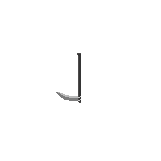
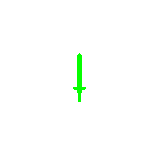
Layer changes from the first 161px x 161px image to the second:
hid "+n鎌" over bbox(56, 53, 81, 103)
showed "サンプルモデル" over bbox(73, 53, 86, 102)
